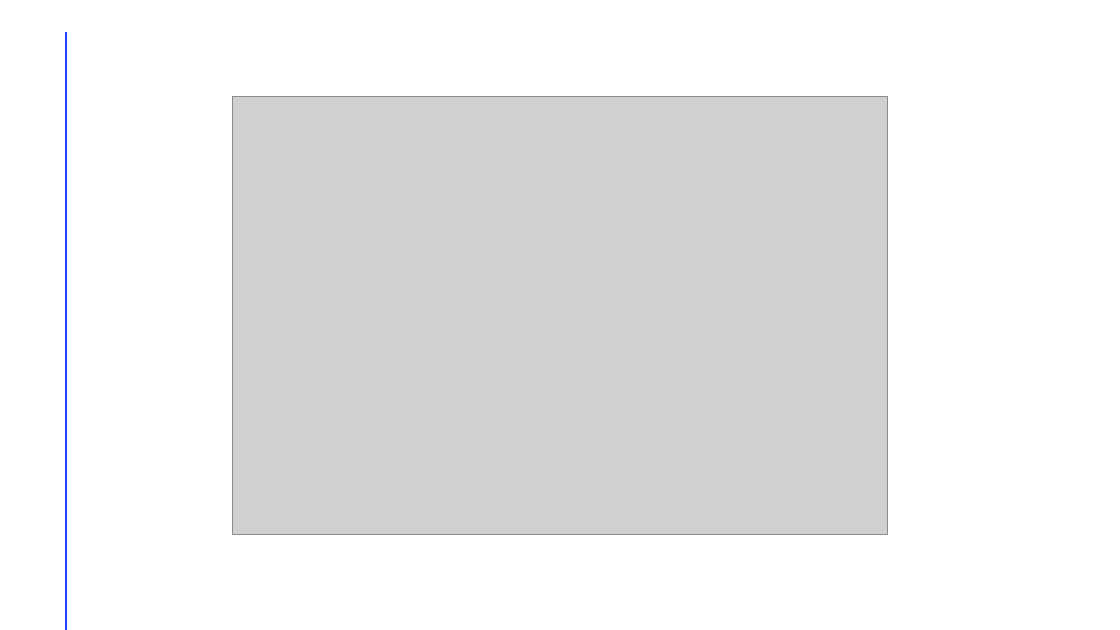
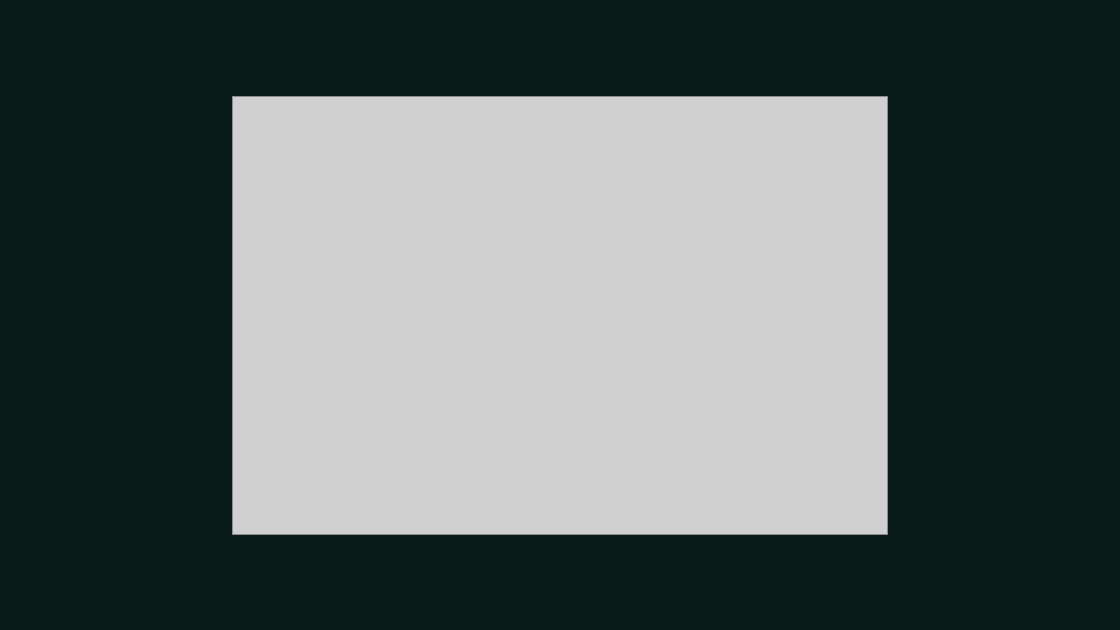
Before and after one commit to umarrasool15/Research2SlidesWebApp, a slide deck: slide 4 of src/main/resources/content/output/Lizards of South America.pptx. Drawn at 1120x630 pixels with LibreOffice and Linux fonts; fonts in the diff are those of the drawing; grey boxes stand for pictures. Boxes give left, top, right and bottom in pixels: in the first picture for what was removed or moved away, otherwise in the second. Text is boxed around its words. In the diff, an @@ line names an element or a change of style, - is before the commit and + after.

```diff
--- a/src/main/resources/content/output/Lizards of South America.pptx
+++ b/src/main/resources/content/output/Lizards of South America.pptx
@@ background #FFFFFF to #081B19 @@
@@ line removed from (66, 33) to (66, 629) @@
```
Also in this commit, not shown: 5 other slides changed, 3 slides added, 3 slides removed, 9 other files.
